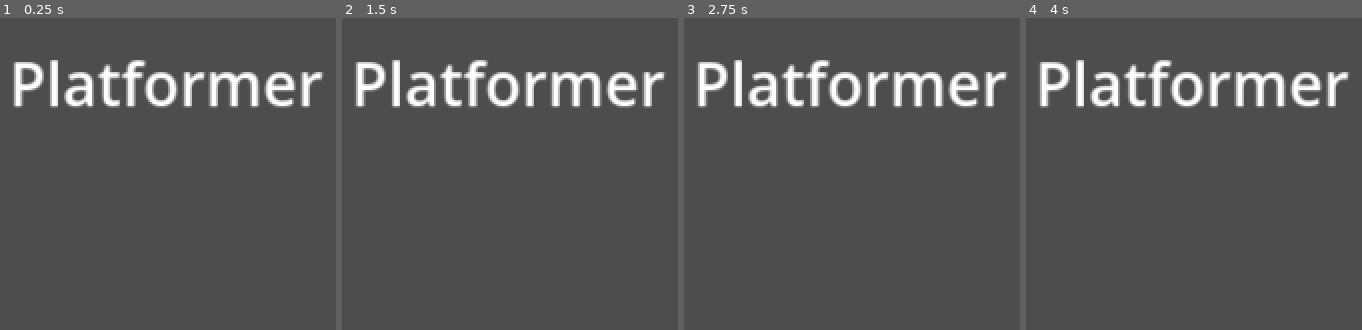
Above: before the commit, frames 1-4 (left to right).
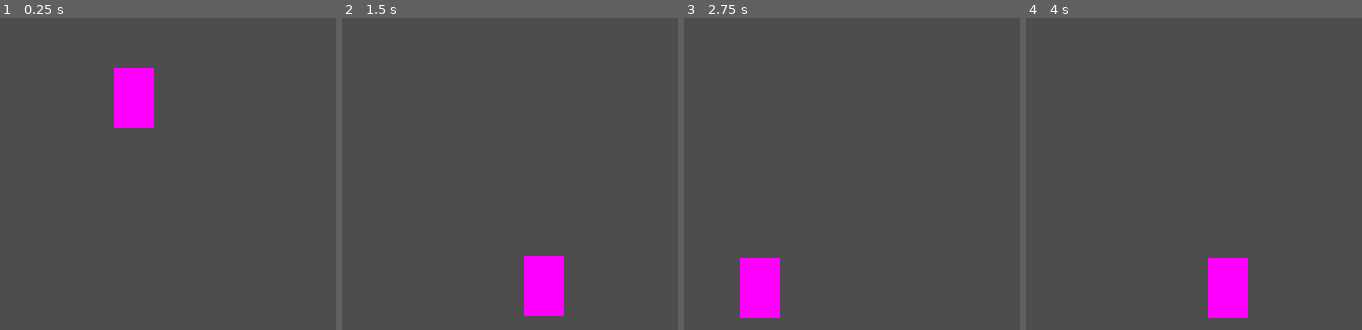
Above: after the commit, the same moments.

Repository: otthyyy/firstvideogame
Game: Godot game, scene res://scenes/Main.tscn
Same seed, same stepped clock (60 frames per second), same inputs: the game is played once before the commit and once after it.
Inputs:
- Up to frame 1 (0.25 s): no input
- Up to frame 2 (1.5 s): hold Right (move_right, bound only after the commit) from 0.53 s (still down); tap Space (jump, bound only after the commit) at 0.6, 0.77, 1.07, 1.35 s
- Up to frame 3 (2.75 s): tap Space (jump, bound only after the commit) at 1.52, 1.82, 2.1 s; release Right (move_right, bound only after the commit) at 2.03 s; hold Left (move_left, bound only after the commit) from 2.03 s (still down)
- Up to frame 4 (4 s): release Left (move_left, bound only after the commit) at 2.78 s; hold Right (move_right, bound only after the commit) from 2.78 s (still down); tap Space (jump, bound only after the commit) at 2.85, 3.02, 3.32, 3.6, 3.77 s

The runs differ from the first frame. In frame 1, 8.0% of the frame differs, in the area x 4-97%, y 13-36%; in frame 2, 8.8%, in the area x 4-97%, y 13-96%; in frame 3, 8.8%; in frame 4, 8.8%.

Commit message:
feat(player): implement 2D platformer player with advanced movement mechanics
Adds a responsive 2D player CharacterBody2D with platformer controls
including acceleration, deceleration, variable jumps, coyote time, and
jump buffer. Integrates Godot 4 InputMap configuration for move_left,
move_right, and jump actions, and uses placeholder animations. Includes
a tile-based ground collision system via TileMap and camera follow.

This change provides the foundational player mechanics required for a
responsive platformer experience. No breaking changes.

Diff:
--- a/project.godot
+++ b/project.godot
@@ -20,6 +20,26 @@
 window/size/viewport_height=720
 window/stretch/mode="canvas_items"
 
+[input]
+
+move_left={
+"deadzone": 0.5,
+"events": [Object(InputEventKey,"resource_local_to_scene":false,"resource_name":"","device":-1,"window_id":0,"alt_pressed":false,"shift_pressed":false,"ctrl_pressed":false,"meta_pressed":false,"pressed":false,"keycode":0,"physical_keycode":4194319,"key_label":0,"unicode":0,"location":0,"echo":false,"script":null)
+, Object(InputEventKey,"resource_local_to_scene":false,"resource_name":"","device":-1,"window_id":0,"alt_pressed":false,"shift_pressed":false,"ctrl_pressed":false,"meta_pressed":false,"pressed":false,"keycode":0,"physical_keycode":65,"key_label":0,"unicode":97,"location":0,"echo":false,"script":null)
+]
+}
+move_right={
+"deadzone": 0.5,
+"events": [Object(InputEventKey,"resource_local_to_scene":false,"resource_name":"","device":-1,"window_id":0,"alt_pressed":false,"shift_pressed":false,"ctrl_pressed":false,"meta_pressed":false,"pressed":false,"keycode":0,"physical_keycode":4194321,"key_label":0,"unicode":0,"location":0,"echo":false,"script":null)
+, Object(InputEventKey,"resource_local_to_scene":false,"resource_name":"","device":-1,"window_id":0,"alt_pressed":false,"shift_pressed":false,"ctrl_pressed":false,"meta_pressed":false,"pressed":false,"keycode":0,"physical_keycode":68,"key_label":0,"unicode":100,"location":0,"echo":false,"script":null)
+]
+}
+jump={
+"deadzone": 0.5,
+"events": [Object(InputEventKey,"resource_local_to_scene":false,"resource_name":"","device":-1,"window_id":0,"alt_pressed":false,"shift_pressed":false,"ctrl_pressed":false,"meta_pressed":false,"pressed":false,"keycode":0,"physical_keycode":32,"key_label":0,"unicode":32,"location":0,"echo":false,"script":null)
+]
+}
+
 [rendering]
 
 environment/default_environment="res://environment/default_env.tres"
--- /dev/null
+++ b/scenes/GroundTile.tscn
@@ -0,0 +1,18 @@
+[gd_scene load_steps=4 format=3 uid="uid://d5mqkcrq8ir1m"]
+
+[sub_resource type="PlaceholderTexture2D" id="PlaceholderTexture2D_tile"]
+size = Vector2(64, 64)
+color = Color(0.321569, 0.721569, 0.423529, 1)
+
+[sub_resource type="RectangleShape2D" id="RectangleShape2D_tile"]
+size = Vector2(64, 64)
+
+[node name="GroundTile" type="StaticBody2D"]
+
+[node name="Sprite2D" type="Sprite2D" parent="."]
+texture = SubResource("PlaceholderTexture2D_tile")
+centered = false
+
+[node name="CollisionShape2D" type="CollisionShape2D" parent="."]
+position = Vector2(32, 32)
+shape = SubResource("RectangleShape2D_tile")
--- a/scenes/Main.tscn
+++ b/scenes/Main.tscn
@@ -1,7 +1,16 @@
-[gd_scene load_steps=2 format=3 uid="uid://bpnb08o6gdccp"]
+[gd_scene load_steps=3 format=3 uid="uid://bpnb08o6gdccp"]
 
 [ext_resource type="PackedScene" uid="uid://c146luq5d1bje" path="res://scenes/PlaceholderLevel.tscn" id="1_level"]
+[ext_resource type="PackedScene" uid="uid://cpujq1n83ql3j" path="res://scenes/Player.tscn" id="2_player"]
 
 [node name="Main" type="Node2D"]
 
 [node name="PlaceholderLevel" parent="." instance=ExtResource("1_level")]
+
+[node name="Player" parent="." instance=ExtResource("2_player")]
+position = Vector2(200, 500)
+
+[node name="Camera2D" type="Camera2D" parent="Player"]
+current = true
+position_smoothing_enabled = true
+position_smoothing_speed = 5.0
--- a/scenes/PlaceholderLevel.tscn
+++ b/scenes/PlaceholderLevel.tscn
@@ -1,12 +1,21 @@
-[gd_scene format=3 uid="uid://c146luq5d1bje"]
+[gd_scene load_steps=3 format=3 uid="uid://c146luq5d1bje"]
+
+[ext_resource type="TileSet" uid="uid://b2kktmx1fdxwr" path="res://tilesets/GroundTileset.tres" id="1_tileset"]
+[ext_resource type="Script" path="res://scripts/GroundTileMap.gd" id="2_ground_tilemap_script"]
 
 [node name="PlaceholderLevel" type="Node2D"]
 
+[node name="TileMap" type="TileMap" parent="."]
+tile_set = ExtResource("1_tileset")
+collision_layer = 1
+collision_mask = 1
+script = ExtResource("2_ground_tilemap_script")
+
 [node name="Label" type="Label" parent="."]
 offset_left = 540.0
-offset_top = 340.0
+offset_top = 50.0
 offset_right = 740.0
-offset_bottom = 420.0
+offset_bottom = 130.0
 theme_override_font_sizes/font_size = 48
 text = "Platformer"
 horizontal_alignment = 1
--- /dev/null
+++ b/scenes/Player.tscn
@@ -0,0 +1,46 @@
+[gd_scene load_steps=5 format=3 uid="uid://cpujq1n83ql3j"]
+
+[ext_resource type="Script" path="res://scripts/Player.gd" id="1_player_script"]
+
+[sub_resource type="RectangleShape2D" id="RectangleShape2D_player_collision"]
+size = Vector2(32, 48)
+
+[sub_resource type="PlaceholderTexture2D" id="PlaceholderTexture2D_sprite"]
+size = Vector2(32, 48)
+
+[sub_resource type="SpriteFrames" id="SpriteFrames_player"]
+animations = [{
+"frames": [{
+"duration": 1.0,
+"texture": SubResource("PlaceholderTexture2D_sprite")
+}],
+"loop": true,
+"name": &"idle",
+"speed": 5.0
+}, {
+"frames": [{
+"duration": 1.0,
+"texture": SubResource("PlaceholderTexture2D_sprite")
+}],
+"loop": true,
+"name": &"jump",
+"speed": 5.0
+}, {
+"frames": [{
+"duration": 1.0,
+"texture": SubResource("PlaceholderTexture2D_sprite")
+}],
+"loop": true,
+"name": &"run",
+"speed": 10.0
+}]
+
+[node name="Player" type="CharacterBody2D"]
+script = ExtResource("1_player_script")
+
+[node name="AnimatedSprite2D" type="AnimatedSprite2D" parent="."]
+sprite_frames = SubResource("SpriteFrames_player")
+animation = &"idle"
+
+[node name="CollisionShape2D" type="CollisionShape2D" parent="."]
+shape = SubResource("RectangleShape2D_player_collision")
--- /dev/null
+++ b/scripts/GroundTileMap.gd
@@ -0,0 +1,30 @@
+extends TileMap
+
+# Configuration for automatically generated ground tiles
+@export var ground_y: int = 10
+@export var ground_half_width: int = 20
+@export var platform_definitions: Array = [
+	{"start": Vector2i(-6, 6), "length": 5},
+	{"start": Vector2i(4, 4), "length": 4}
+]
+
+func _ready() -> void:
+	# Ensure a TileSet is assigned; fall back to the default if missing.
+	if tile_set == null:
+		tile_set = load("res://tilesets/GroundTileset.tres")
+	_generate_layout()
+
+func _generate_layout() -> void:
+	# Clear existing tiles before generating the layout
+	clear()
+
+	# Create the main ground strip
+	for x in range(-ground_half_width, ground_half_width + 1):
+		set_cell(0, Vector2i(x, ground_y), 0, Vector2i.ZERO)
+
+	# Spawn additional floating platforms
+	for definition in platform_definitions:
+		var start: Vector2i = definition.get("start", Vector2i.ZERO)
+		var length: int = definition.get("length", 3)
+		for offset in range(length):
+			set_cell(0, start + Vector2i(offset, 0), 0, Vector2i.ZERO)
--- /dev/null
+++ b/scripts/Player.gd
@@ -0,0 +1,83 @@
+extends CharacterBody2D
+
+# Movement parameters
+@export var speed: float = 300.0
+@export var acceleration: float = 1500.0
+@export var friction: float = 1200.0
+
+# Jump parameters
+@export var jump_velocity: float = -500.0
+@export var jump_release_multiplier: float = 0.5
+@export var gravity: float = 1500.0
+@export var max_fall_speed: float = 1000.0
+
+# Coyote time: grace period after leaving a platform to still jump
+@export var coyote_time: float = 0.1
+var coyote_timer: float = 0.0
+
+# Jump buffer: grace period to buffer jump input before landing
+@export var jump_buffer_time: float = 0.1
+var jump_buffer_timer: float = 0.0
+
+@onready var animated_sprite: AnimatedSprite2D = $AnimatedSprite2D
+
+func _ready() -> void:
+    # Initialize sprite direction
+    animated_sprite.play("idle")
+
+func _physics_process(delta: float) -> void:
+    # Get input direction
+    var input_direction: float = Input.get_axis("move_left", "move_right")
+
+    # Apply gravity
+    if not is_on_floor():
+        velocity.y = min(velocity.y + gravity * delta, max_fall_speed)
+        # Decrease coyote timer when in air
+        coyote_timer -= delta
+    else:
+        # Reset coyote timer when on ground
+        coyote_timer = coyote_time
+
+    # Handle horizontal movement with acceleration and deceleration
+    if input_direction != 0:
+        # Accelerate towards target speed
+        velocity.x = move_toward(velocity.x, input_direction * speed, acceleration * delta)
+    else:
+        # Apply friction when no input
+        velocity.x = move_toward(velocity.x, 0, friction * delta)
+
+    # Handle jump buffer timer
+    if Input.is_action_just_pressed("jump"):
+        jump_buffer_timer = jump_buffer_time
+
+    if jump_buffer_timer > 0:
+        jump_buffer_timer -= delta
+
+    # Handle jump with coyote time and jump buffer
+    if jump_buffer_timer > 0 and coyote_timer > 0:
+        velocity.y = jump_velocity
+        coyote_timer = 0.0
+        jump_buffer_timer = 0.0
+
+    # Variable jump height: release jump early for shorter jump
+    if Input.is_action_just_released("jump") and velocity.y < 0:
+        velocity.y *= jump_release_multiplier
+
+    # Move the character
+    move_and_slide()
+
+    # Update animations
+    update_animations(input_direction)
+
+func update_animations(input_direction: float) -> void:
+    # Flip sprite based on movement direction
+    if input_direction != 0:
+        animated_sprite.flip_h = input_direction < 0
+
+    # Set animation based on state
+    if not is_on_floor():
+        animated_sprite.play("jump")
+    elif input_direction != 0:
+        animated_sprite.play("run")
+    else:
+        animated_sprite.play("idle")
--- /dev/null
+++ b/tilesets/GroundTileset.tres
@@ -0,0 +1,15 @@
+[gd_resource type="TileSet" load_steps=3 format=3 uid="uid://b2kktmx1fdxwr"]
+
+[ext_resource type="PackedScene" uid="uid://d5mqkcrq8ir1m" path="res://scenes/GroundTile.tscn" id="1_ground_tile_scene"]
+
+[sub_resource type="TileSetScenesCollectionSource" id="TileSetScenesCollectionSource_ground"]
+scene_tile_size = Vector2i(64, 64)
+scenes = [{
+"id": 0,
+"probability": 1.0,
+"scene": ExtResource("1_ground_tile_scene")
+}]
+
+[resource]
+tile_size = Vector2i(64, 64)
+sources/0 = SubResource("TileSetScenesCollectionSource_ground")
